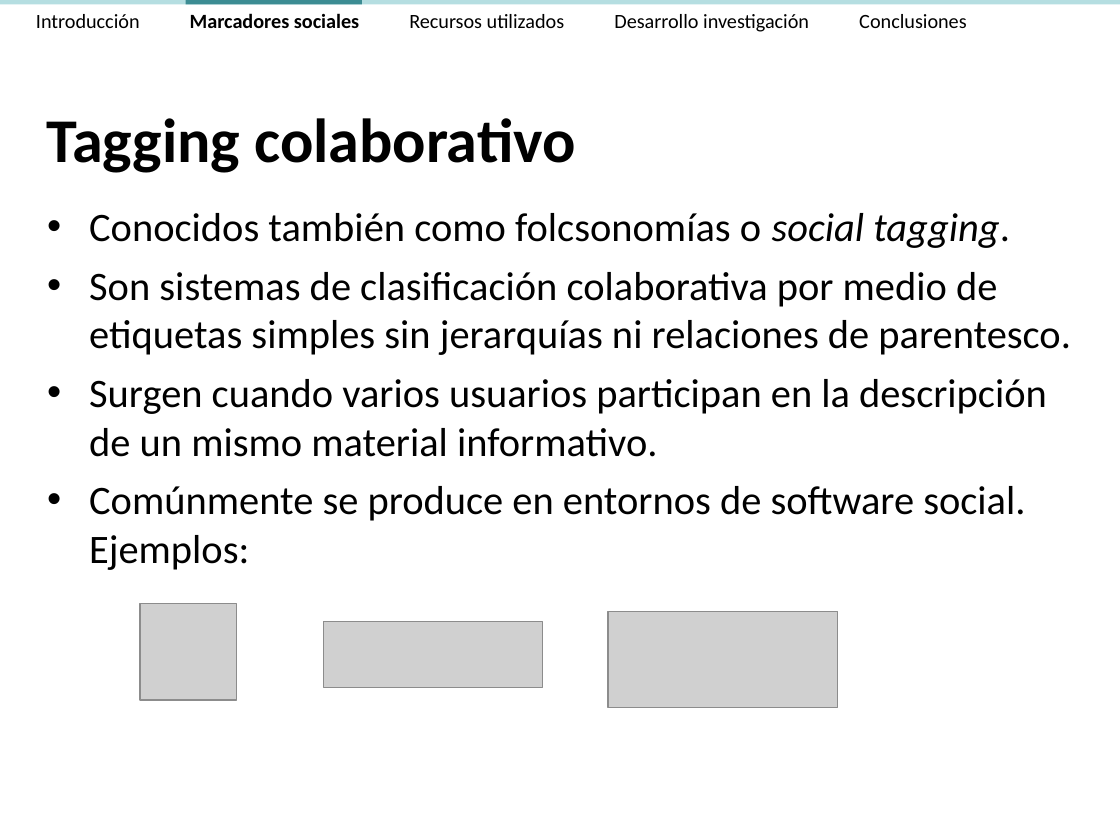
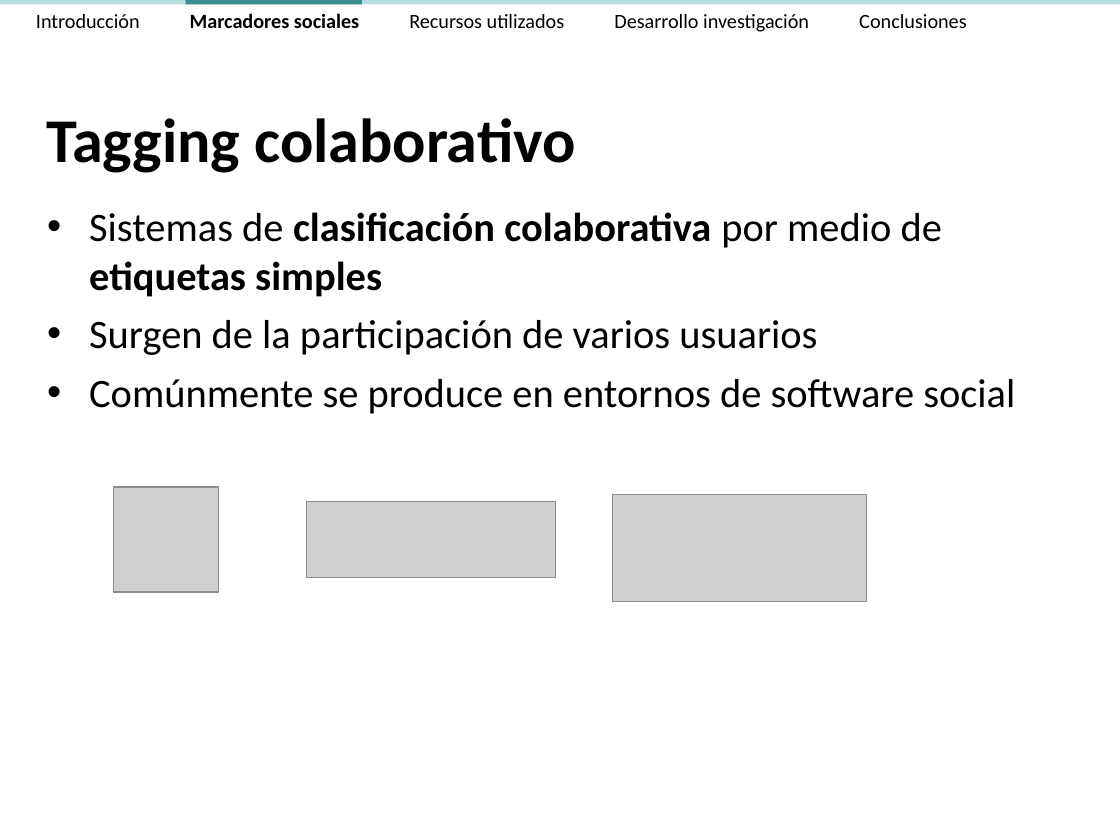
Before and after one commit to ak907kenai/nicotournetesis, a slide deck: slide 10 of docs_trunk/Presentación/Nicolás Tourné - Presentación Tesis (v2.3).ppt. Drawn at 1120x840 pixels with LibreOffice and Linux fonts; fonts in the diff are those of the drawing; grey boxes stand for pictures. Boxes give left, top, right and bottom in pixels: in the first picture for what was removed or moved away, otherwise in the second. Text is boxed around its words. In the diff, an @@ line names an element or a change of style, - is before the commit and + after.

```diff
--- a/docs_trunk/Presentación/Nicolás Tourné - Presentación Tesis (v2.3).ppt
+++ b/docs_trunk/Presentación/Nicolás Tourné - Presentación Tesis (v2.3).ppt
@@ text at [89, 212, 1015, 414]: text changed @@
-• Conocidos también como folcsonomías o social tagging.
-• Son sistemas de clasificación colaborativa por medio de etiquetas simples sin jerarquías ni relaciones de parentesco.
-• Surgen cuando varios usuarios participan en la descripción de un mismo material informativo.
-• Comúnmente se produce en entornos de software social. Ejemplos:
+• Sistemas de clasificación colaborativa por medio de etiquetas simples
+• Surgen de la participación de varios usuarios
+• Comúnmente se produce en entornos de software social
@@ picture: place and size @@
-picture at [140, 604, 236, 700]
+picture at [114, 487, 220, 592]
@@ picture: place and size @@
-picture at [324, 622, 542, 688]
+picture at [306, 502, 556, 578]
@@ picture: place and size @@
-picture at [608, 612, 838, 708]
+picture at [613, 495, 867, 601]
```
Also in this commit, not shown: 4 other slides changed, 3 slides removed, 2 other files.
